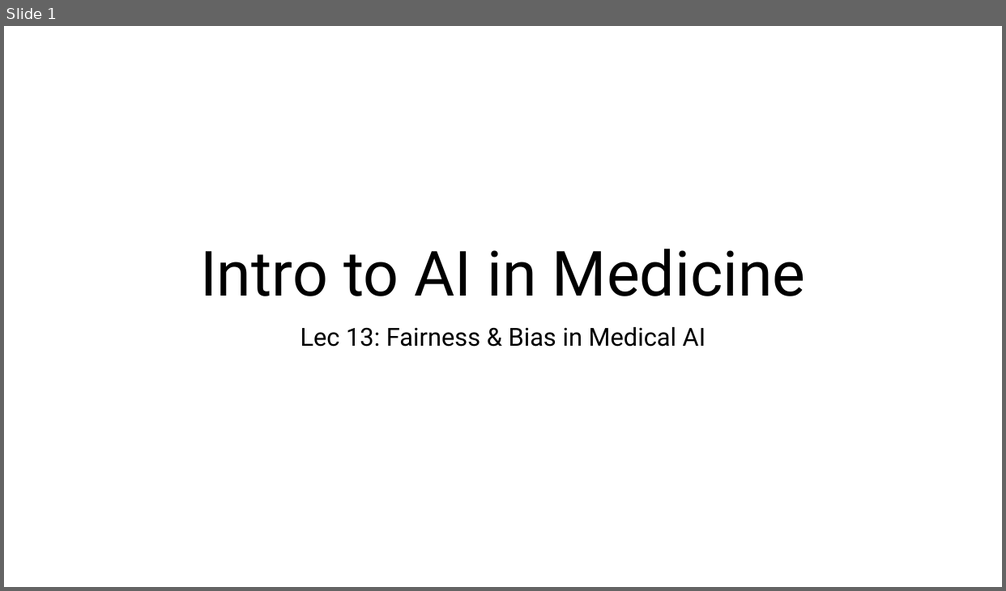
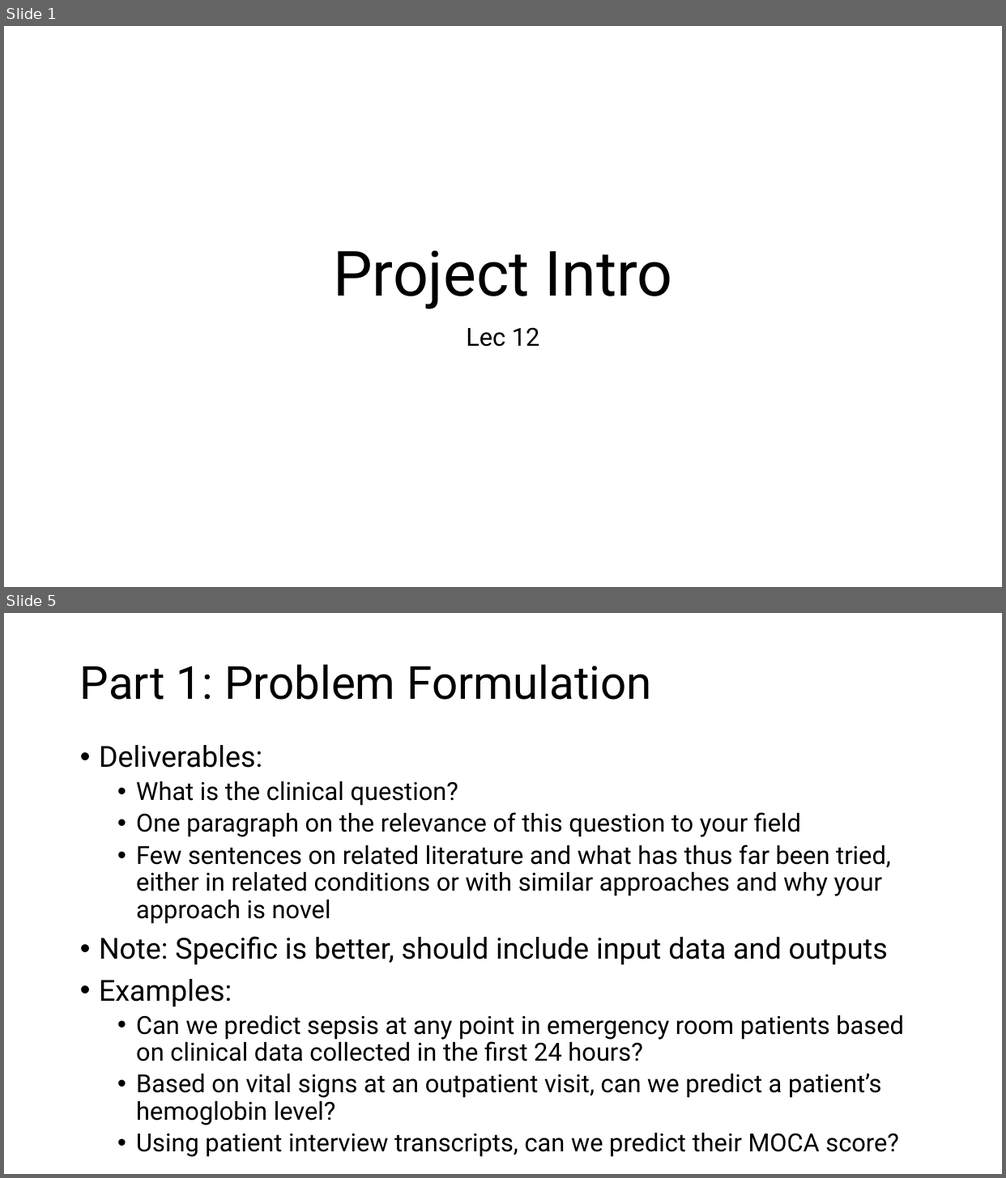
Before and after one commit to slostett/Intro_to_AI_in_Medicine_Course_Materials, a slide deck: Lecture Slides/Lec 13.pptx. Shown one above the other, each under a label of ours: slide 1 before the commit, slides 1 and 5 after it; the slides between them are not shown. The pictures are 1006x591 and 1006x1178 pixels, drawn with LibreOffice and Linux fonts; fonts in the diff are those of the drawing. Boxes give left, top, right and bottom in pixels: in the first picture for what was removed or moved away, otherwise in the second. Text is boxed around its words. In the diff, an @@ line names an element or a change of style, - is before the commit and + after.

```diff
--- a/Lecture Slides/Lec 13.pptx
+++ b/Lecture Slides/Lec 13.pptx
@@ slide 5 added at [4, 613, 1002, 1174], background #FFFFFF @@
@@ title added at [80, 664, 651, 700], 44 pt, text #000000 @@
+Part 1: Problem Formulation
@@ text added at [99, 745, 904, 1157], 24 pt, text #000000 @@
+• Deliverables:
+  • What is the clinical question?
+  • One paragraph on the relevance of this question to your field
+  • Few sentences on related literature and what has thus far been tried, either in related conditions or with similar approaches and why your approach is novel
+• Note: Specific is better, should include input data and outputs
+• Examples:
+  • Can we predict sepsis at any point in emergency room patients based on clinical data collected in the first 24 hours?
+  • Based on vital signs at an outpatient visit, can we predict a patient’s hemoglobin level?
+  • Using patient interview transcripts, can we predict their MOCA score?
@@ slide 1 changed as well @@
@@ title at [333, 250, 673, 310]: text changed @@
-Intro to AI in Medicine
+Project Intro
@@ subtitle at [466, 327, 540, 347]: text changed @@
-Lec 13: Fairness & Bias in Medical AI
+Lec 12
```
Also in this commit, not shown: 1 other slide changed, 10 other slides added, 27 slides removed, 33 other files.
